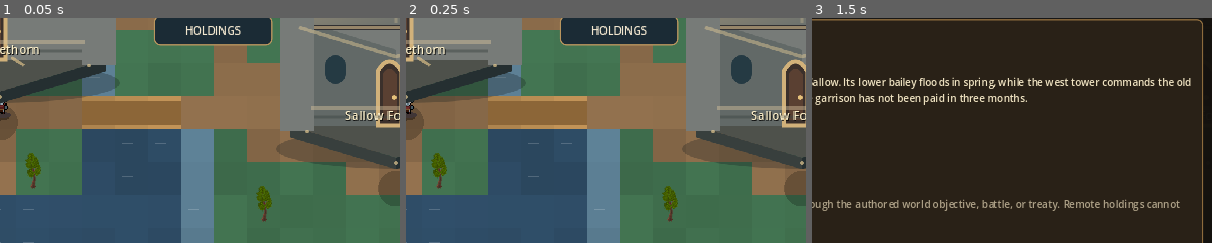
Above: before the commit, frames 1-3 (left to right).
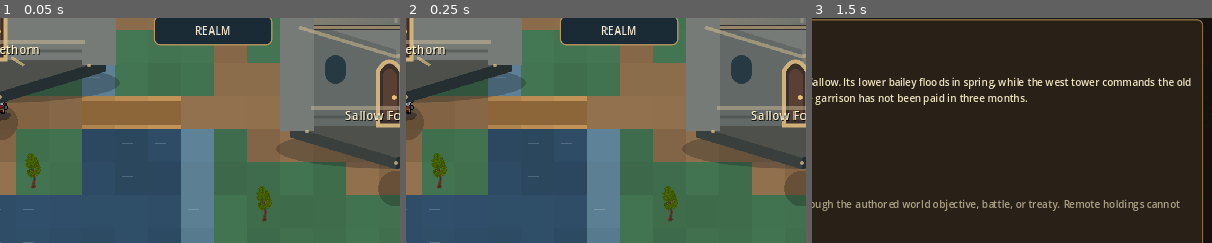
Above: after the commit, the same moments.

Repository: ninjun42215-gif/KindleWake
Game: Godot game, scene res://World.tscn
Same seed, same stepped clock (60 frames per second), same inputs: the game is played once before the commit and once after it. This scene is started directly instead of the project's main scene.
Inputs:
- Up to frame 1 (0.05 s): no input
- Up to frame 2 (0.25 s): no input
- Up to frame 3 (1.5 s): click "HOLDINGS" (after the commit: "REALM") at 0.5 s; click "A Enter Kaer Sethorn" at 1.25 s
The pictures show only the part of the screen within x 50-100%, y 29-79%; the shares and areas given below are measured in that part.

The runs differ from the first frame. In frame 1, 0.3% of the frame differs, in the area x 46-61%, y 3-8%; in frame 2, 0.3%; in frame 3, nothing differs.

Commit message:
feat: unlock realm administration after first stronghold

Diff:
--- a/Kindlewake/scripts/ui/world_scene.gd
+++ b/Kindlewake/scripts/ui/world_scene.gd
@@ -410,9 +410,12 @@
     if not bool(result.get("ok", false)):
         _open_place(p, str(result.get("reason", "The holding cannot be secured.")))
         return
+    var realm_unlocked := GameState.unlock_empire_management()
     GameState.save_campaign("auto_a")
     var method: String = str(p.get("capture_method", "occupation"))
     var consequence: String = "A provisional garrison is sworn in. The holding is yours to administer, but stability must be earned through food, safety, fair levies and respect for local custom."
+    if realm_unlocked:
+        consequence += "\n\nYour first external stronghold is secured. The war room can now coordinate realm administration: tax policy, regional governors and royal decrees. The Realm screen is available from the world HUD."
     if method == "forest_stewardship_compact":
         consequence = "The wardens accept a stewardship compact. The watch remains under local law, and the old-growth grove is placed under protection."
     elif method == "grain_charter":
@@ -818,7 +821,7 @@
     root.add_child(global_atlas_btn)
     global_atlas_btn.set_anchors_and_offsets_preset(Control.PRESET_TOP_RIGHT, Control.PRESET_MODE_MINSIZE, 144)
     global_atlas_btn.grow_horizontal = Control.GROW_DIRECTION_BEGIN
-    empire_btn = _btn("HOLDINGS", _open_empire, 17)
+    empire_btn = _btn("REALM", _open_empire, 17)
     empire_btn.custom_minimum_size = Vector2(190, 48)
     root.add_child(empire_btn)
     empire_btn.set_anchors_and_offsets_preset(Control.PRESET_TOP_RIGHT, Control.PRESET_MODE_MINSIZE, 204)
